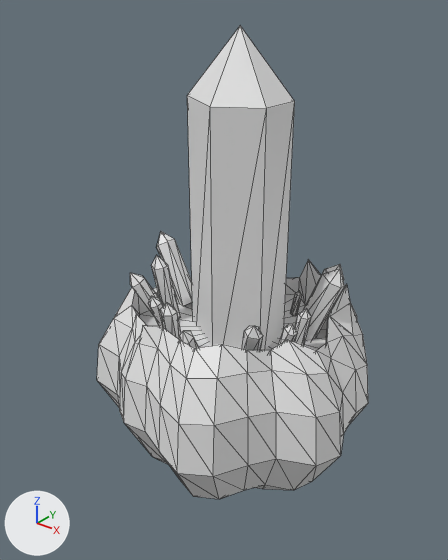
What one commit did to the glTF model scripts/models/reference/crystal-geode.glb.
Before and after are seen from a camera (50 mm lens) standing at (23.0, -30.2, 26.4) and looking at (-0.6, -0.7, 8.1). The axes (+X, +Y, +Z) are drawn at lower left. The lights are the same throughout. The picture after the commit comes second. Mesh edges are drawn as thin lines. Vertices at exactly the same position are counted once.

The first picture shows 'ReferenceCrystal', 'ReferenceDruse', 'ReferenceGeode'.
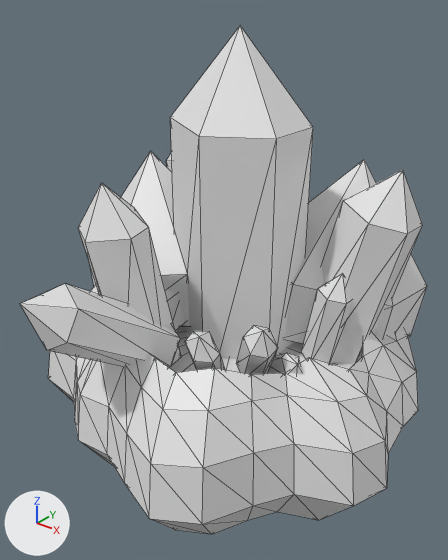
Diff of the bpy script that builds the scene:
```diff
--- a/scripts/models/reference/crystal-geode.glb.py
+++ b/scripts/models/reference/crystal-geode.glb.py
@@ me_referencecrystal @@
 # used by ob_referencecrystal; location = (0.0, 0.0, 0.0)
-me_referencecrystal.from_pydata(...)  # 13 vertices, 22 faces; spans x -3.1..3.1, y -3.2..3.2, z 0.0..24.0
+me_referencecrystal.from_pydata(...)  # 13 vertices, 22 faces; spans x -4.2..4.2, y -4.3..4.3, z 0.0..24.0
+# me_referencecrystal part 1: all 12 vertices in x -3.1..3.1, y -3.2..3.2, z 0.0..20.0 are scaled about the mesh origin by (1.35, 1.35, 0.93)
@@ me_referencegeode @@
 # used by ob_referencegeode; location = (0.0, 0.0, 0.0)
-me_referencegeode.from_pydata(...)  # 212 vertices, 420 faces; spans x -10.3..9.8, y -9.9..10.6, z -7.2..8.0
+me_referencegeode.from_pydata(...)  # 212 vertices, 420 faces; spans x -13.9..13.3, y -13.4..14.3, z -7.2..8.0
+# me_referencegeode part 2: the whole mesh is scaled about the mesh origin by (1.35, 1.35, 1)
@@ me_referencedruse @@
 # used by ob_referencedruse; location = (0.0, 0.0, 0.0)
-me_referencedruse.from_pydata(...)  # 195 vertices, 330 faces; spans x -8.24..6.43, y -6.84..6.42, z 3.91..9.47
+me_referencedruse.from_pydata(...)  # 199 vertices, 338 faces; spans x -13.58..10.67, y -15.06..12.09, z 3.16..16.94
+# me_referencedruse part 3: 10 loose pieces with 130 vertices, spanning x -6.18..5.85, y -6.84..5.58, z 3.99..9.15, are deleted
+# me_referencedruse part 4: 65 vertices removed from x -8.24..6.43, y -4.58..6.42, z 3.91..9.47; 199 vertices added at x -13.58..10.67, y -15.06..12.09, z 3.16..16.94
```

Where the change shows, as pixel boxes [x1, y1, x2, y2] in the pictures (448 x 560 px):
'ReferenceGeode', rescaled: before [97, 259, 368, 499]; after [48, 285, 418, 534]
'ReferenceDruse', reshaped (89% wider, 87% taller): before [130, 231, 345, 350]; after [20, 151, 427, 374]
'ReferenceCrystal', reshaped (32% wider): before [187, 26, 295, 350]; after [170, 26, 313, 359]
part 3 of me_referencedruse, deleted: before [130, 255, 311, 348]
part 4 of me_referencedruse, built on: before [157, 231, 345, 350]; after [20, 151, 427, 374]
